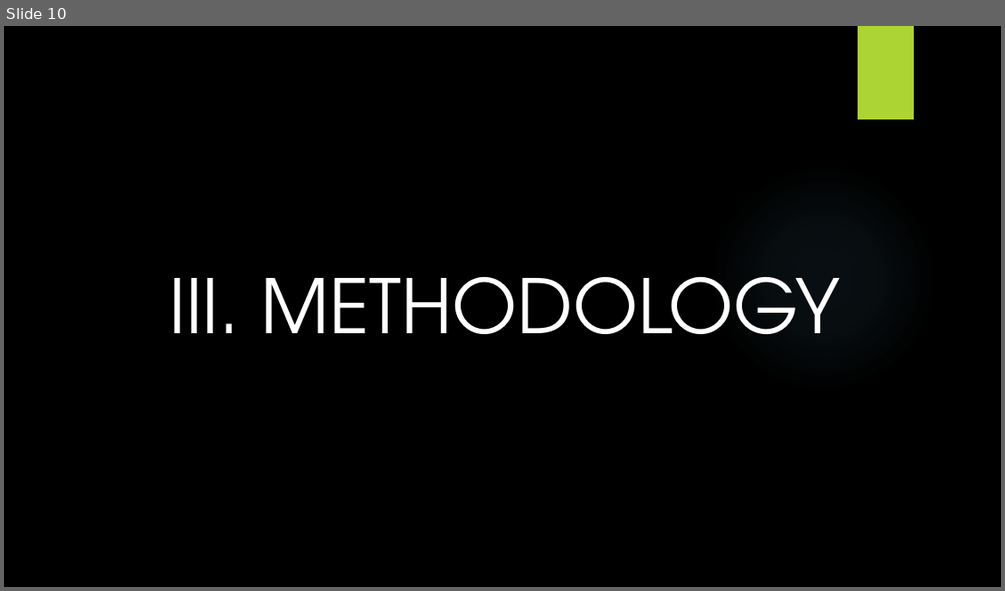
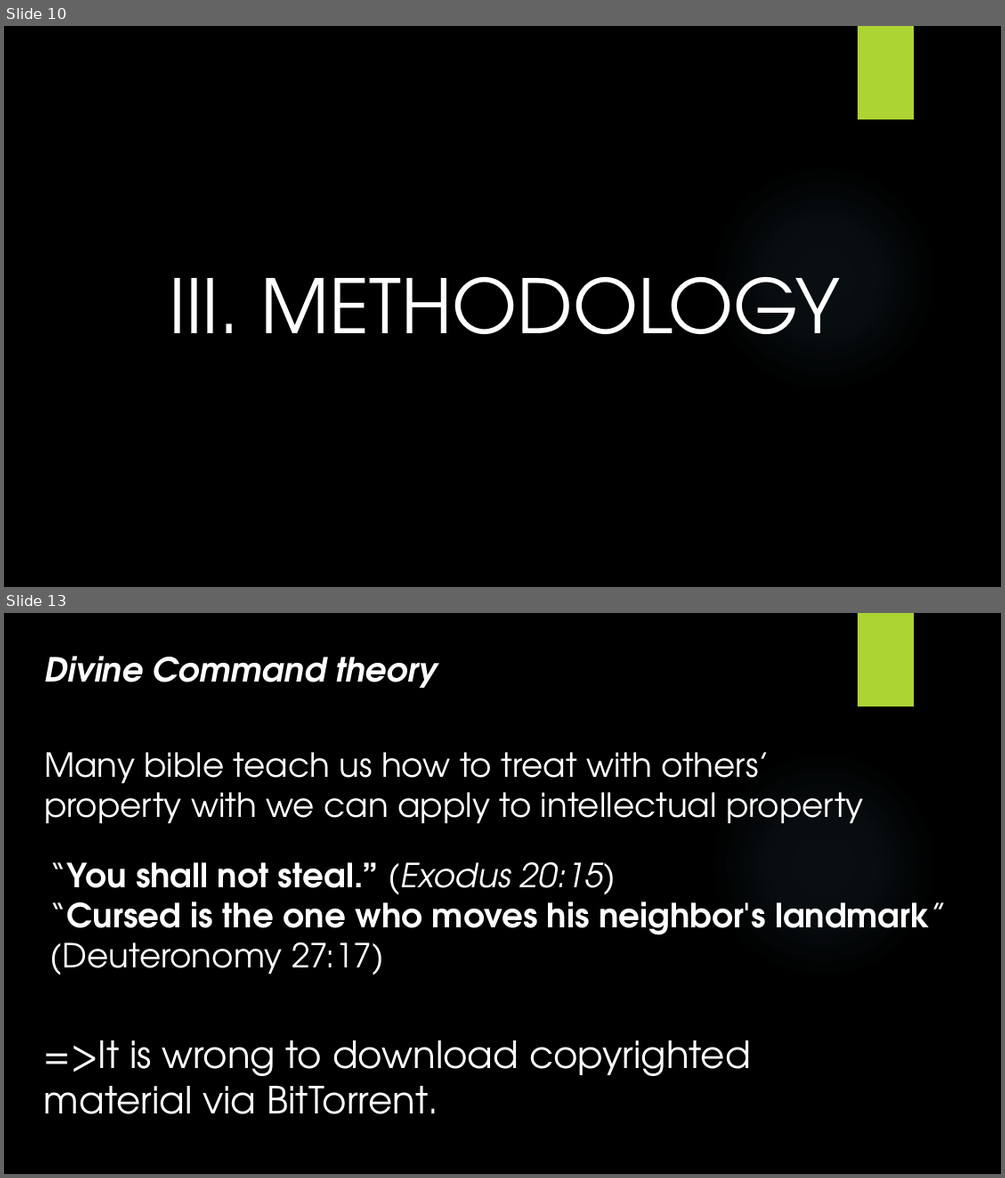
Before and after one commit to ttpro1995/ethics_final_latex, a slide deck: 1351040_1351030.pptx. Shown one above the other, each under a label of ours: slide 10 before the commit, slides 10 and 13 after it; the slides between them are not shown. The pictures are 1005x591 and 1005x1178 pixels, drawn with LibreOffice and Linux fonts; fonts in the diff are those of the drawing; background and template pictures are left out. Boxes give left, top, right and bottom in pixels: in the first picture for what was removed or moved away, otherwise in the second. Text is boxed around its words. In the diff, an @@ line names an element or a change of style, - is before the commit and + after.

```diff
--- a/1351040_1351030.pptx
+++ b/1351040_1351030.pptx
@@ slide 13 added at (4,613,1001,1174), background picture (left out); not listed: 2 template elements that a slide beside it also shows @@
@@ text added at (44,656,437,688), 32 pt, text #FFFFFF, bold, italic @@
+Divine Command theory
@@ text added at (44,752,864,824), 32 pt, text #FFFFFF @@
+Many bible teach us how to treat with others’ property with we can apply to intellectual property
@@ text added at (50,862,947,974), 32 pt, text #FFFFFF, bold @@
+“You shall not steal.” (Exodus 20:15)
+“Cursed is the one who moves his neighbor's landmark” (Deuteronomy 27:17)
@@ text added at (44,1040,751,1114), 36 pt, text #FFFFFF @@
+=>It is wrong to download copyrighted material via BitTorrent.
```
Also in this commit, not shown: 1 slide changed, 6 other slides added, 1 slide removed, 8 other files.
